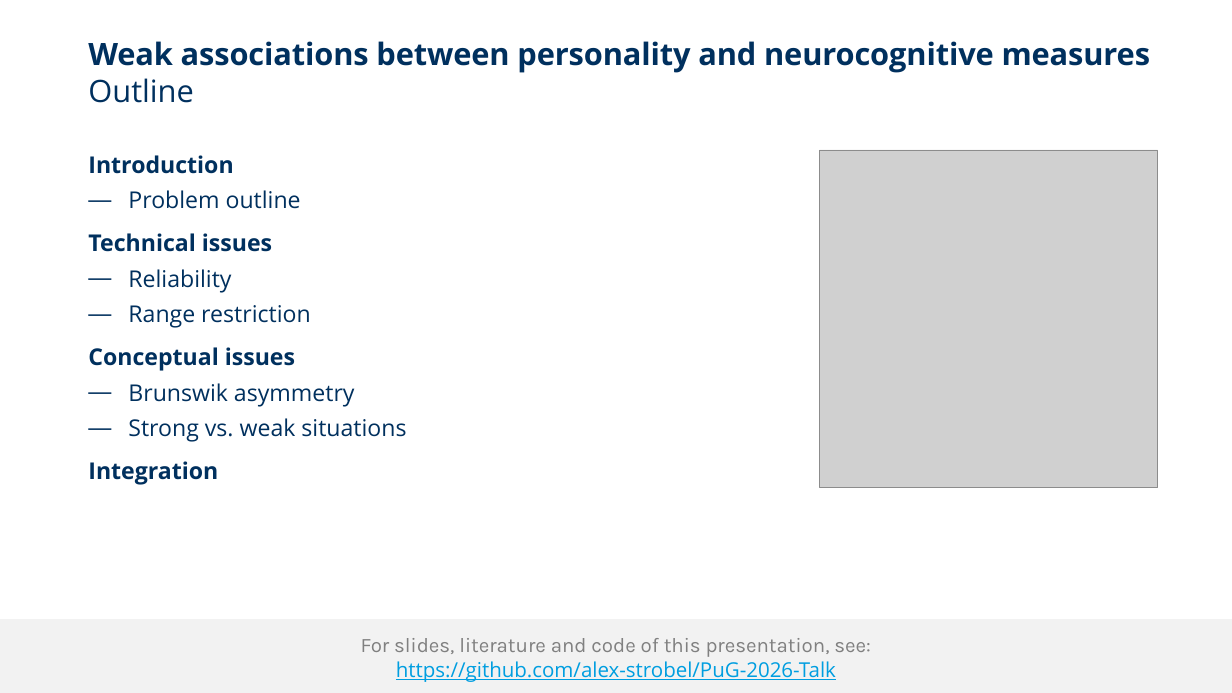
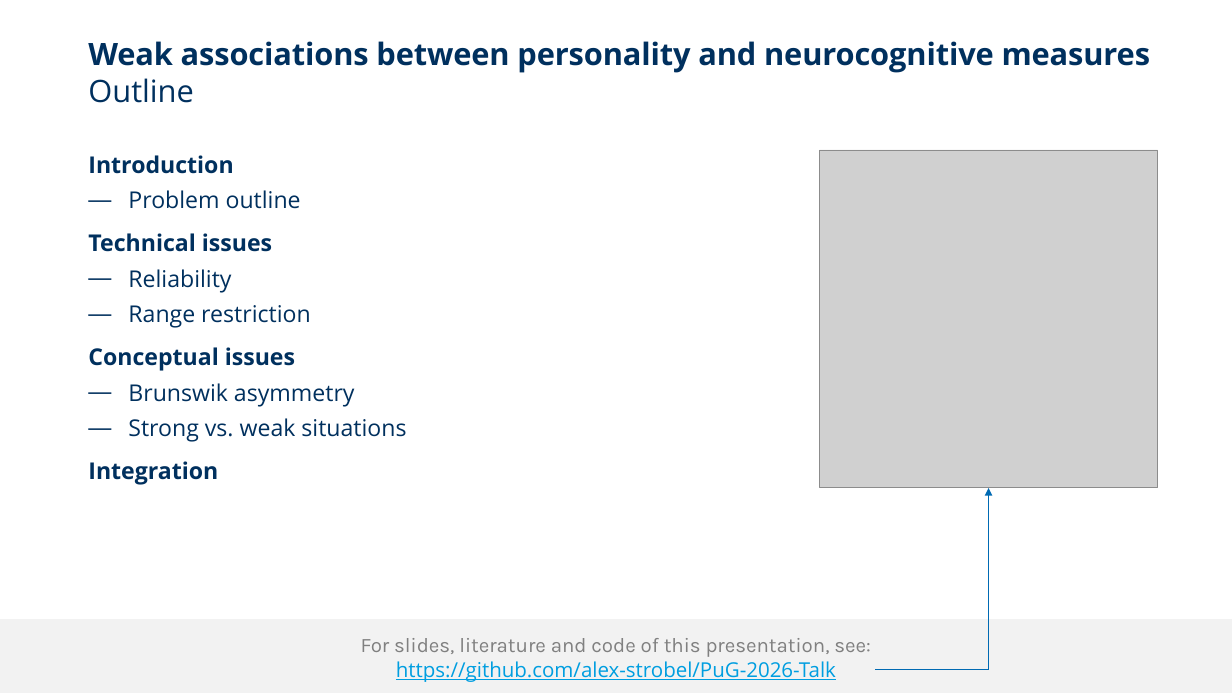
Before and after one commit to alex-strobel/PuG-2026-Talk, a slide deck: slide 2 of Slides/PuG_2026_NPoP_Strobel_2026-06-05.pptx. Drawn at 1232x693 pixels with LibreOffice and Linux fonts; fonts in the diff are those of the drawing; grey boxes stand for pictures; background and template pictures are left out. Boxes give left, top, right and bottom in pixels: in the first picture for what was removed or moved away, otherwise in the second. Text is boxed around its words. In the diff, an @@ line names an element or a change of style, - is before the commit and + after.

```diff
--- a/Slides/PuG_2026_NPoP_Strobel_2026-06-05.pptx
+++ b/Slides/PuG_2026_NPoP_Strobel_2026-06-05.pptx
@@ elbow arrow added from (875, 670) to (989, 488), #006AB3 1 pt @@
```
Also in this commit, not shown: 5 other slides changed, 1 other file.
